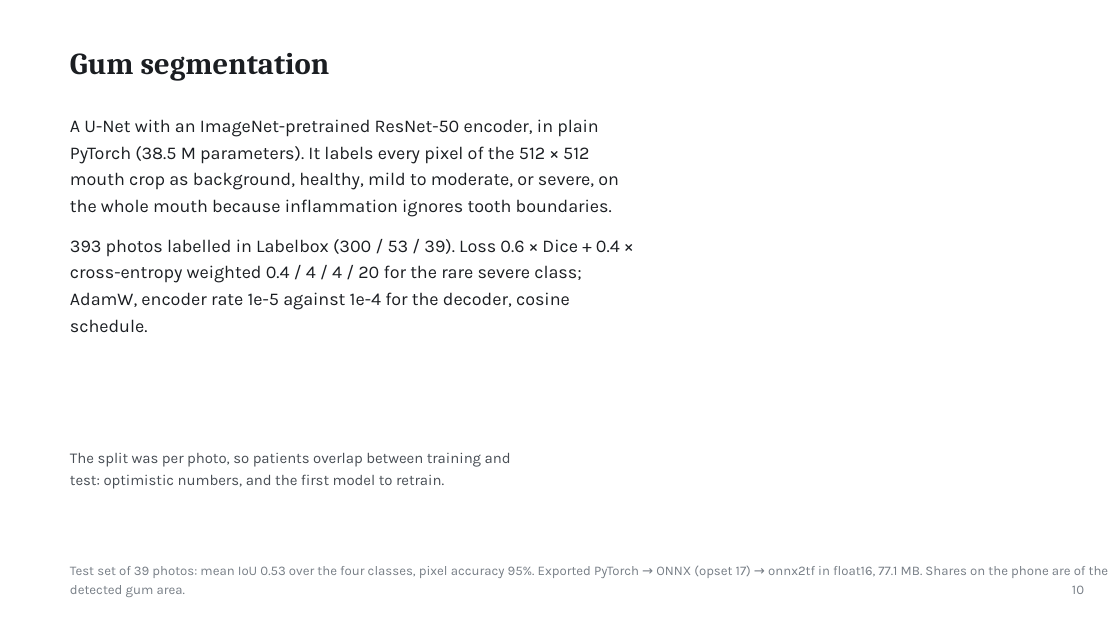
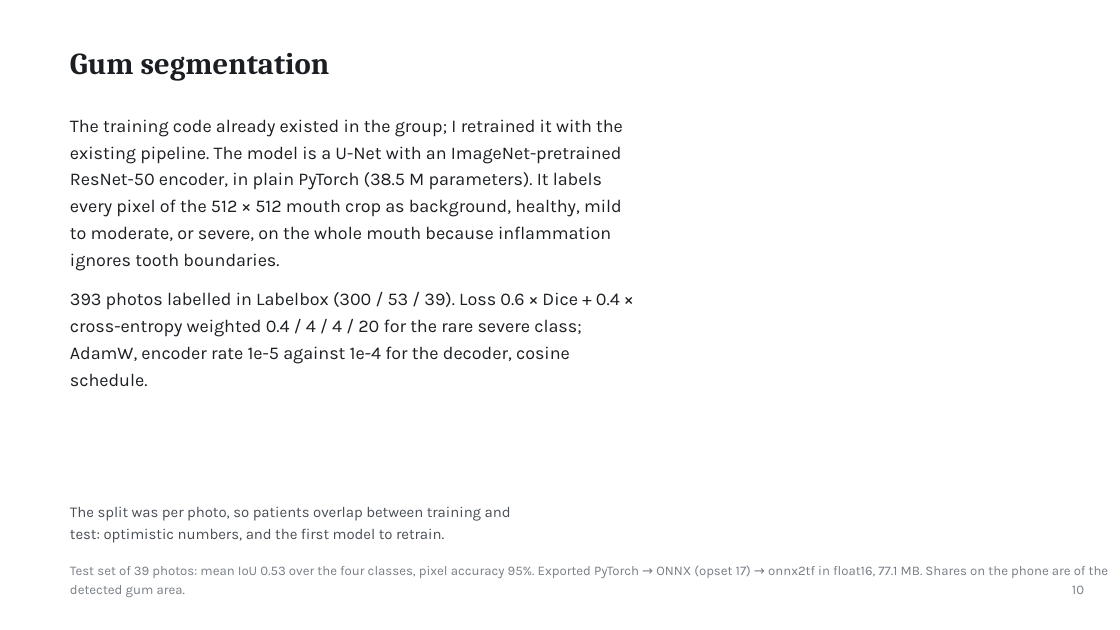
Before and after one commit to ertugrul-senturk/interactive-slides, a slide deck: slide 21 of public/decks/2026-11-smart-teeth.pptx. Drawn at 1120x630 pixels with LibreOffice and Linux fonts; fonts in the diff are those of the drawing; background and template pictures are left out. Boxes give left, top, right and bottom in pixels: in the first picture for what was removed or moved away, otherwise in the second. Text is boxed around its words. In the diff, an @@ line names an element or a change of style, - is before the commit and + after.

```diff
--- a/public/decks/2026-11-smart-teeth.pptx
+++ b/public/decks/2026-11-smart-teeth.pptx
@@ text at box(70, 119, 623, 271): text changed @@
-A U-Net with an ImageNet-pretrained ResNet-50 encoder, in plain
-PyTorch (38.5 M parameters). It labels every pixel of the 512 × 512
-mouth crop as background, healthy, mild to moderate, or severe, on
-the whole mouth because inflammation ignores tooth boundaries.
+The training code already existed in the group; I retrained it with the
+existing pipeline. The model is a U-Net with an ImageNet-pretrained
+ResNet-50 encoder, in plain PyTorch (38.5 M parameters). It labels
+every pixel of the 512 × 512 mouth crop as background, healthy, mild
+to moderate, or severe, on the whole mouth because inflammation
+ignores tooth boundaries.
@@ text "393 photos labelled in Labelbox ...": place and size @@
-text "393 photos labelled in Labelbox ..." at box(70, 239, 620, 333)
+text "393 photos labelled in Labelbox ..." at box(70, 292, 620, 387)
@@ text "The split was per photo, ...": place and size @@
-text "The split was per photo, ..." at box(70, 453, 511, 489)
+text "The split was per photo, ..." at box(70, 507, 511, 543)
```
Also in this commit, not shown: 8 other slides changed, 6 other files.
